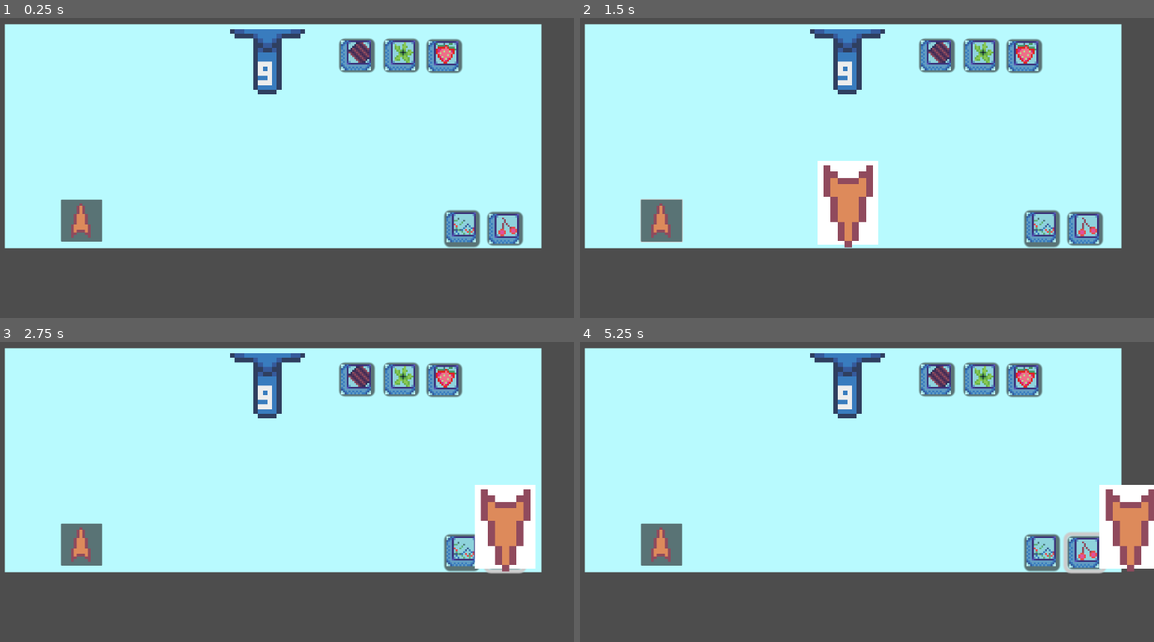
Above: before the commit, frames 1-4 (two rows, left to right).
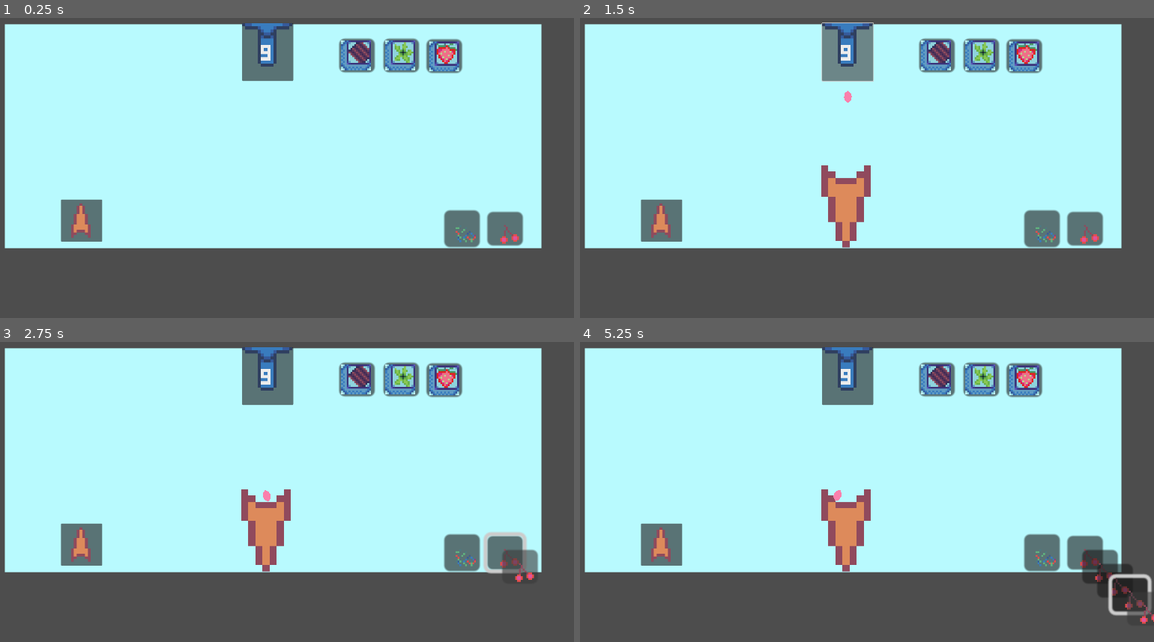
Above: after the commit, the same moments.

Repository: 2192375d/Touhou-Game-Jam-16-Cirno-s-Swirlaria
Game: Godot game, scene res://scenes/game_tablemenu.tscn
Two runs of this game, one before a commit and one after it. Both use one fixed random seed, a clock stepped at 60 frames per second and the inputs below.
Inputs (mouse positions are in pixels of both pictures, inside the frame that each line leads up to):
- Up to frame 1 (0.25 s): no input
- Up to frame 2 (1.5 s): click (660, 222) at 0.5 s; click (849, 51) at 1.27 s
- Up to frame 3 (2.75 s): click (505, 552) at 2 s
- Up to frame 4 (5.25 s): click (1039, 552) at 2.75 s; click (1102, 567) at 3.52 s; click (1113, 582) at 4.27 s; click (1131, 594) at 5.02 s

The runs differ from the first frame. In frame 1, 3.2% of the frame differs, in the area x 40-91%, y 1-76%; in frame 2, 5.1%; in frame 3, 7.3%; in frame 4, 8.8%, in the area x 40-100%, y 1-95%.

Commit message:
feat: cream dispensing

Diff:
--- a/scenes/game_tablemenu.tscn
+++ b/scenes/game_tablemenu.tscn
@@ -1,9 +1,7 @@
-[gd_scene load_steps=7 format=3 uid="uid://b468oxcelg53b"]
+[gd_scene load_steps=8 format=3 uid="uid://b468oxcelg53b"]
 
 [ext_resource type="Script" uid="uid://coqyk8dykhr6g" path="res://scripts/game_tablemenu.gd" id="1_mi270"]
 [ext_resource type="Texture2D" uid="uid://bj064owr3b45d" path="res://assets/cirno-game.png" id="2_a75m5"]
-
-[sub_resource type="CanvasTexture" id="CanvasTexture_xfssl"]
 
 [sub_resource type="TileSetAtlasSource" id="TileSetAtlasSource_hf3yf"]
 texture = ExtResource("2_a75m5")
@@ -280,10 +278,433 @@
 [sub_resource type="TileSet" id="TileSet_twdh5"]
 sources/1 = SubResource("TileSetAtlasSource_hf3yf")
 
-[sub_resource type="CanvasTexture" id="CanvasTexture_mi270"]
+[sub_resource type="CanvasTexture" id="CanvasTexture_xfssl"]
+
+[sub_resource type="Shader" id="Shader_mi270"]
+code = "// NOTE: Shader automatically converted from Godot Engine 4.5.stable's ParticleProcessMaterial.
+
+shader_type particles;
+render_mode disable_velocity;
+
+uniform vec3 direction;
+uniform float spread;
+uniform float flatness;
+uniform float inherit_emitter_velocity_ratio = 0.0;
+uniform float initial_linear_velocity_min;
+uniform float initial_linear_velocity_max;
+uniform float directional_velocity_min;
+uniform float directional_velocity_max;
+uniform float angular_velocity_min;
+uniform float angular_velocity_max;
+uniform float orbit_velocity_min;
+uniform float orbit_velocity_max;
+uniform float radial_velocity_min;
+uniform float radial_velocity_max;
+uniform float linear_accel_min;
+uniform float linear_accel_max;
+uniform float radial_accel_min;
+uniform float radial_accel_max;
+uniform float tangent_accel_min;
+uniform float tangent_accel_max;
+uniform float damping_min;
+uniform float damping_max;
+uniform float initial_angle_min;
+uniform float initial_angle_max;
+uniform float scale_min;
+uniform float scale_max;
+uniform float hue_variation_min;
+uniform float hue_variation_max;
+uniform float anim_speed_min;
+uniform float anim_speed_max;
+uniform float anim_offset_min;
+uniform float anim_offset_max;
+uniform float lifetime_randomness;
+uniform vec3 emission_shape_offset = vec3(0.0);
+uniform vec3 emission_shape_scale = vec3(1.0);
+uniform vec3 velocity_pivot = vec3(0.0);
+uniform vec4 color_value : source_color;
+uniform vec3 gravity;
+uniform float collision_friction;
+uniform float collision_bounce;
+
+vec4 rotate_hue(vec4 current_color, float hue_rot_angle) {
+	float hue_rot_c = cos(hue_rot_angle);
+	float hue_rot_s = sin(hue_rot_angle);
+	mat4 hue_rot_mat =
+			mat4(vec4(0.299, 0.587, 0.114, 0.0),
+					vec4(0.299, 0.587, 0.114, 0.0),
+					vec4(0.299, 0.587, 0.114, 0.0),
+					vec4(0.000, 0.000, 0.000, 1.0)) +
+			mat4(vec4(0.701, -0.587, -0.114, 0.0),
+					vec4(-0.299, 0.413, -0.114, 0.0),
+					vec4(-0.300, -0.588, 0.886, 0.0),
+					vec4(0.000, 0.000, 0.000, 0.0)) *
+					hue_rot_c +
+			mat4(vec4(0.168, 0.330, -0.497, 0.0),
+					vec4(-0.328, 0.035, 0.292, 0.0),
+					vec4(1.250, -1.050, -0.203, 0.0),
+					vec4(0.000, 0.000, 0.000, 0.0)) *
+					hue_rot_s;
+	return hue_rot_mat * current_color;
+}
+
+float rand_from_seed(inout uint seed) {
+	int k;
+	int s = int(seed);
+	if (s == 0) {
+		s = 305420679;
+	}
+	k = s / 127773;
+	s = 16807 * (s - k * 127773) - 2836 * k;
+	if (s < 0) {
+		s += 2147483647;
+	}
+	seed = uint(s);
+	return float(seed % uint(65536)) / 65535.0;
+}
+
+float rand_from_seed_m1_p1(inout uint seed) {
+	return rand_from_seed(seed) * 2.0 - 1.0;
+}
+
+uint hash(uint x) {
+	x = ((x >> uint(16)) ^ x) * uint(73244475);
+	x = ((x >> uint(16)) ^ x) * uint(73244475);
+	x = (x >> uint(16)) ^ x;
+	return x;
+}
+
+struct DisplayParameters {
+	vec3 scale;
+	float hue_rotation;
+	float animation_speed;
+	float animation_offset;
+	float lifetime;
+	vec4 color;
+	float emission_texture_position;
+};
+
+struct DynamicsParameters {
+	float angle;
+	float angular_velocity;
+	float initial_velocity_multiplier;
+	float directional_velocity;
+	float radial_velocity;
+	float orbit_velocity;
+};
+
+struct PhysicalParameters {
+	float linear_accel;
+	float radial_accel;
+	float tangent_accel;
+	float damping;
+};
+
+void calculate_initial_physical_params(inout PhysicalParameters params, inout uint alt_seed) {
+	params.linear_accel = mix(linear_accel_min, linear_accel_max, rand_from_seed(alt_seed));
+	params.radial_accel = mix(radial_accel_min, radial_accel_max, rand_from_seed(alt_seed));
+	params.tangent_accel = mix(tangent_accel_min, tangent_accel_max, rand_from_seed(alt_seed));
+	params.damping = mix(damping_min, damping_max, rand_from_seed(alt_seed));
+}
+
+void calculate_initial_dynamics_params(inout DynamicsParameters params, inout uint alt_seed) {
+	// -------------------- DO NOT REORDER OPERATIONS, IT BREAKS VISUAL COMPATIBILITY
+	// -------------------- ADD NEW OPERATIONS AT THE BOTTOM
+	params.angle = mix(initial_angle_min, initial_angle_max, rand_from_seed(alt_seed));
+	params.angular_velocity = mix(angular_velocity_min, angular_velocity_max, rand_from_seed(alt_seed));
+	params.initial_velocity_multiplier = mix(initial_linear_velocity_min, initial_linear_velocity_max, rand_from_seed(alt_seed));
+	params.directional_velocity = mix(directional_velocity_min, directional_velocity_max, rand_from_seed(alt_seed));
+	params.radial_velocity = mix(radial_velocity_min, radial_velocity_max, rand_from_seed(alt_seed));
+	params.orbit_velocity = mix(orbit_velocity_min, orbit_velocity_max, rand_from_seed(alt_seed));
+}
+
+void calculate_initial_display_params(inout DisplayParameters params, inout uint alt_seed) {
+	// -------------------- DO NOT REORDER OPERATIONS, IT BREAKS VISUAL COMPATIBILITY
+	// -------------------- ADD NEW OPERATIONS AT THE BOTTOM
+	float pi = 3.14159;
+	params.scale = vec3(mix(scale_min, scale_max, rand_from_seed(alt_seed)));
+	params.scale = sign(params.scale) * max(abs(params.scale), 0.001);
+	params.hue_rotation = pi * 2.0 * mix(hue_variation_min, hue_variation_max, rand_from_seed(alt_seed));
+	params.animation_speed = mix(anim_speed_min, anim_speed_max, rand_from_seed(alt_seed));
+	params.animation_offset = mix(anim_offset_min, anim_offset_max, rand_from_seed(alt_seed));
+	params.lifetime = (1.0 - lifetime_randomness * rand_from_seed(alt_seed));
+	params.color = color_value;
+}
+
+void process_display_param(inout DisplayParameters parameters, float lifetime) {
+	// Compile-time add textures.
+	parameters.color = rotate_hue(parameters.color, parameters.hue_rotation);
+}
+
+vec3 calculate_initial_position(inout DisplayParameters params, inout uint alt_seed) {
+	float pi = 3.14159;
+	vec3 pos = vec3(0.0);
+	{ // Emission shape.
+	 	pos = vec3(0.0);
+	}
+	return pos * emission_shape_scale + emission_shape_offset;
+}
+
+vec3 process_orbit_displacement(DynamicsParameters param, float lifetime, inout uint alt_seed, mat4 transform, mat4 emission_transform, float delta, float total_lifetime) {
+	if (abs(param.orbit_velocity) < 0.01 || delta < 0.001) {
+		return vec3(0.0);
+	}
+	vec3 displacement = vec3(0.0);
+	float pi = 3.14159;
+	float orbit_amount = param.orbit_velocity;
+	if (orbit_amount != 0.0) {
+		vec3 pos = transform[3].xyz;
+		vec3 org = emission_transform[3].xyz;
+		vec3 diff = pos - org;
+		float ang = orbit_amount * pi * 2.0 * delta;
+		mat2 rot = mat2(vec2(cos(ang), -sin(ang)), vec2(sin(ang), cos(ang)));
+		displacement.xy -= diff.xy;
+		displacement.xy += rot * diff.xy;
+	}
+	return (emission_transform * vec4(displacement / delta, 0.0)).xyz;
+}
+
+vec3 get_random_direction_from_spread(inout uint alt_seed, float spread_angle) {
+	float pi = 3.14159;
+	float degree_to_rad = pi / 180.0;
+	float spread_rad = spread_angle * degree_to_rad;
+	float angle1_rad = rand_from_seed_m1_p1(alt_seed) * spread_rad;
+	angle1_rad += direction.x != 0.0 ? atan(direction.y, direction.x) : sign(direction.y) * (pi / 2.0);
+	vec3 spread_direction = vec3(cos(angle1_rad), sin(angle1_rad), 0.0);
+	return spread_direction;
+}
+
+vec3 process_radial_displacement(DynamicsParameters param, float lifetime, inout uint alt_seed, mat4 transform, mat4 emission_transform, float delta) {
+	vec3 radial_displacement = vec3(0.0);
+	if (delta < 0.001) {
+		return radial_displacement;
+	}
+	float radial_displacement_multiplier = 1.0;
+	vec3 global_pivot = (emission_transform * vec4(velocity_pivot, 1.0)).xyz;
+	if (length(transform[3].xyz - global_pivot) > 0.01) {
+		radial_displacement = normalize(transform[3].xyz - global_pivot) * radial_displacement_multiplier * param.radial_velocity;
+	} else {
+		radial_displacement = get_random_direction_from_spread(alt_seed, 360.0) * param.radial_velocity;
+	}
+	if (radial_displacement_multiplier * param.radial_velocity < 0.0) {
+		// Prevent inwards velocity to flicker once the point is reached.
+		radial_displacement = normalize(radial_displacement) * min(abs(radial_displacement_multiplier * param.radial_velocity), length(transform[3].xyz - global_pivot) / delta);
+	}
+	return radial_displacement;
+}
+
+void process_physical_parameters(inout PhysicalParameters params, float lifetime_percent) {
+}
+
+void start() {
+	uint base_number = NUMBER;
+	uint alt_seed = hash(base_number + uint(1) + RANDOM_SEED);
+	DisplayParameters params;
+	calculate_initial_display_params(params, alt_seed);
+	// Reset alt seed?
+	//alt_seed = hash(base_number + uint(1) + RANDOM_SEED);
+	DynamicsParameters dynamic_params;
+	calculate_initial_dynamics_params(dynamic_params, alt_seed);
+	PhysicalParameters physics_params;
+	calculate_initial_physical_params(physics_params, alt_seed);
+	process_display_param(params, 0.0);
+	if (rand_from_seed(alt_seed) > AMOUNT_RATIO) {
+		ACTIVE = false;
+	}
+
+	if (RESTART_CUSTOM) {
+		CUSTOM = vec4(0.0);
+		CUSTOM.w = params.lifetime;
+		CUSTOM.x = dynamic_params.angle;
+	}
+	if (RESTART_COLOR) {
+		COLOR = params.color;
+	}
+	if (RESTART_ROT_SCALE) {
+		TRANSFORM[0].xyz = vec3(1.0, 0.0, 0.0);
+		TRANSFORM[1].xyz = vec3(0.0, 1.0, 0.0);
+		TRANSFORM[2].xyz = vec3(0.0, 0.0, 1.0);
+	}
+	if (RESTART_POSITION) {
+		TRANSFORM[3].xyz = calculate_initial_position(params, alt_seed);
+		TRANSFORM = EMISSION_TRANSFORM * TRANSFORM;
+	}
+	if (RESTART_VELOCITY) {
+		VELOCITY = get_random_direction_from_spread(alt_seed, spread) * dynamic_params.initial_velocity_multiplier;
+	}
+
+	process_display_param(params, 0.0);
+
+	VELOCITY = (EMISSION_TRANSFORM * vec4(VELOCITY, 0.0)).xyz;
+	VELOCITY += EMITTER_VELOCITY * inherit_emitter_velocity_ratio;
+	VELOCITY.z = 0.0;
+	TRANSFORM[3].z = 0.0;
+}
+
+void process() {
+	uint base_number = NUMBER;
+	//if (repeatable) {
+	//	base_number = INDEX;
+	//}
+	uint alt_seed = hash(base_number + uint(1) + RANDOM_SEED);
+	DisplayParameters params;
+	calculate_initial_display_params(params, alt_seed);
+	DynamicsParameters dynamic_params;
+	calculate_initial_dynamics_params(dynamic_params, alt_seed);
+	PhysicalParameters physics_params;
+	calculate_initial_physical_params(physics_params, alt_seed);
+
+	float pi = 3.14159;
+	float degree_to_rad = pi / 180.0;
+
+	CUSTOM.y += DELTA / LIFETIME;
+	CUSTOM.y = mix(CUSTOM.y, 1.0, INTERPOLATE_TO_END);
+	float lifetime_percent = CUSTOM.y / params.lifetime;
+	if (CUSTOM.y > CUSTOM.w) {
+		ACTIVE = false;
+	}
+
+	// Calculate all velocity.
+	vec3 controlled_displacement = vec3(0.0);
+	controlled_displacement += process_orbit_displacement(dynamic_params, lifetime_percent, alt_seed, TRANSFORM, EMISSION_TRANSFORM, DELTA, params.lifetime * LIFETIME);
+	controlled_displacement += process_radial_displacement(dynamic_params, lifetime_percent, alt_seed, TRANSFORM, EMISSION_TRANSFORM, DELTA);
+
+	process_physical_parameters(physics_params, lifetime_percent);
+	vec3 force;
+	{
+		// Copied from previous version.
+		vec3 pos = TRANSFORM[3].xyz;
+		force = gravity;
+		// Apply linear acceleration.
+		force += length(VELOCITY) > 0.0 ? normalize(VELOCITY) * physics_params.linear_accel : vec3(0.0);
+		// Apply radial acceleration.
+		vec3 org = EMISSION_TRANSFORM[3].xyz;
+		vec3 diff = pos - org;
+		force += length(diff) > 0.0 ? normalize(diff) * physics_params.radial_accel : vec3(0.0);
+		// Apply tangential acceleration.
+		float tangent_accel_val = physics_params.tangent_accel;
+		force += length(diff.yx) > 0.0 ? vec3(normalize(diff.yx * vec2(-1.0, 1.0)), 0.0) * tangent_accel_val : vec3(0.0);
+		force += ATTRACTOR_FORCE;
+		force.z = 0.0;
+		// Apply attractor forces.
+		VELOCITY += force * DELTA;
+	}
+	{
+		// Copied from previous version.
+		if (physics_params.damping > 0.0) {
+			float v = length(VELOCITY);
+			v -= physics_params.damping * DELTA;
+			if (v < 0.0) {
+				VELOCITY = vec3(0.0);
+			} else {
+				VELOCITY = normalize(VELOCITY) * v;
+			}
+		}
+	}
+
+	if (COLLIDED) {
+		float collision_response = dot(COLLISION_NORMAL, VELOCITY);
+		float slide_to_bounce_trigger = step(2.0 / clamp(collision_bounce + 1.0, 1.0, 2.0), abs(collision_response));
+		TRANSFORM[3].xyz += COLLISION_NORMAL * COLLISION_DEPTH;
+		// Remove all components of VELOCITY that are not tangential to COLLISION_NORMAL.
+		VELOCITY -= COLLISION_NORMAL * collision_response;
+		// Apply friction only to VELOCITY across the surface (effectively decouples friction and bounce behavior).
+		VELOCITY = mix(VELOCITY, vec3(0.0), clamp(collision_friction, 0.0, 1.0));
+		// Add bounce velocity to VELOCITY.
+		VELOCITY -= COLLISION_NORMAL * collision_response * (collision_bounce * slide_to_bounce_trigger);
+	}
+
+	// Turbulence before limiting.
+	vec3 final_velocity = controlled_displacement + VELOCITY;
+
+	final_velocity.z = 0.0;
+
+	TRANSFORM[3].xyz += final_velocity * DELTA;
+
+	process_display_param(params, lifetime_percent);
+
+	float base_angle = dynamic_params.angle;
+	base_angle += CUSTOM.y * LIFETIME * dynamic_params.angular_velocity;
+	CUSTOM.x = base_angle * degree_to_rad;
+	COLOR = params.color;
+
+	TRANSFORM[0] = vec4(cos(CUSTOM.x), -sin(CUSTOM.x), 0.0, 0.0);
+	TRANSFORM[1] = vec4(sin(CUSTOM.x), cos(CUSTOM.x), 0.0, 0.0);
+	TRANSFORM[2] = vec4(0.0, 0.0, 1.0, 0.0);
+	TRANSFORM[3].z = 0.0;
+
+	float scale_sign_x = params.scale.x < 0.0 ? -1.0 : 1.0;
+	float scale_sign_y = params.scale.y < 0.0 ? -1.0 : 1.0;
+	float scale_sign_z = params.scale.z < 0.0 ? -1.0 : 1.0;
+	float scale_minimum = 0.001;
+	TRANSFORM[0].xyz *= scale_sign_x * max(abs(params.scale.x), scale_minimum);
+	TRANSFORM[1].xyz *= scale_sign_y * max(abs(params.scale.y), scale_minimum);
+	TRANSFORM[2].xyz *= scale_sign_z * max(abs(params.scale.z), scale_minimum);
+
+	CUSTOM.z = params.animation_offset + lifetime_percent * params.animation_speed;
+
+	if (CUSTOM.y > CUSTOM.w) {
+		ACTIVE = false;
+	}
+}
+"
+
+[sub_resource type="ShaderMaterial" id="ShaderMaterial_a75m5"]
+shader = SubResource("Shader_mi270")
+shader_parameter/direction = Vector3(1, 0, 0)
+shader_parameter/spread = 45.0
+shader_parameter/flatness = 0.0
+shader_parameter/inherit_emitter_velocity_ratio = 0.0
+shader_parameter/initial_linear_velocity_min = 0.0
+shader_parameter/initial_linear_velocity_max = 0.0
+shader_parameter/directional_velocity_min = 1.0
+shader_parameter/directional_velocity_max = 1.0
+shader_parameter/angular_velocity_min = 0.0
+shader_parameter/angular_velocity_max = 0.0
+shader_parameter/orbit_velocity_min = 0.0
+shader_parameter/orbit_velocity_max = 0.0
+shader_parameter/radial_velocity_min = 0.0
+shader_parameter/radial_velocity_max = 0.0
+shader_parameter/linear_accel_min = 0.0
+shader_parameter/linear_accel_max = 0.0
+shader_parameter/radial_accel_min = 0.0
+shader_parameter/radial_accel_max = 0.0
+shader_parameter/tangent_accel_min = 0.0
+shader_parameter/tangent_accel_max = 0.0
+shader_parameter/damping_min = 0.0
+shader_parameter/damping_max = 0.0
+shader_parameter/initial_angle_min = 0.0
+shader_parameter/initial_angle_max = 0.0
+shader_parameter/scale_min = 20.0
+shader_parameter/scale_max = 20.0
+shader_parameter/hue_variation_min = 0.0
+shader_parameter/hue_variation_max = 0.0
+shader_parameter/anim_speed_min = 0.0
+shader_parameter/anim_speed_max = 0.0
+shader_parameter/anim_offset_min = 0.0
+shader_parameter/anim_offset_max = 0.0
+shader_parameter/lifetime_randomness = 0.0
+shader_parameter/emission_shape_offset = Vector3(0, 0, 0)
+shader_parameter/emission_shape_scale = Vector3(1, 1, 1)
+shader_parameter/velocity_pivot = Vector3(0, 0, 0)
+shader_parameter/color_value = Color(1, 1, 1, 1)
+shader_parameter/gravity = Vector3(0, 98, 0)
+shader_parameter/collision_friction = 0.34
+shader_parameter/collision_bounce = 0.2
 
 [node name="GameTablemenu" type="Node2D"]
 script = ExtResource("1_mi270")
+
+[node name="Nozzle" type="Button" parent="."]
+offset_left = 856.00006
+offset_top = 131.99998
+offset_right = 1020.0
+offset_bottom = 318.0
+
+[node name="TileMap" type="TileMapLayer" parent="Nozzle"]
+scale = Vector2(10, 10)
+tile_map_data = PackedByteArray(0, 0, 0, 0, 0, 0, 1, 0, 29, 0, 27, 0, 0, 0)
+tile_set = SubResource("TileSet_twdh5")
 
 [node name="background" type="Sprite2D" parent="."]
 modulate = Color(0.72156864, 0.98039216, 0.99607843, 1)
@@ -293,13 +714,13 @@
 texture = SubResource("CanvasTexture_xfssl")
 centered = false
 
-[node name="Cone" type="Button" parent="."]
+[node name="ConeDispenser" type="Button" parent="."]
 offset_left = 275.0
 offset_top = 699.0
 offset_right = 407.0
 offset_bottom = 835.0
 
-[node name="TileMapLayer" type="TileMapLayer" parent="Cone"]
+[node name="TileMapLayer" type="TileMapLayer" parent="ConeDispenser"]
 position = Vector2(-3.789795, -4.691345)
 rotation = -3.1415925
 scale = Vector2(9, 8.532)
@@ -331,6 +752,7 @@
 tile_set = SubResource("TileSet_twdh5")
 
 [node name="Cherry" type="Button" parent="."]
+top_level = true
 offset_left = 1642.0
 offset_top = 739.0
 offset_right = 1661.0
@@ -339,7 +761,7 @@
 
 [node name="TileMapLayer" type="TileMapLayer" parent="Cherry"]
 position = Vector2(-15, 1.0000014)
-tile_map_data = PackedByteArray(0, 0, 1, 0, 0, 0, 1, 0, 21, 0, 19, 0, 0, 0)
+tile_map_data = PackedByteArray(0, 0, 1, 0, 0, 0, 1, 0, 21, 0, 21, 0, 0, 0)
 tile_set = SubResource("TileSet_twdh5")
 
 [node name="Sprinkles" type="Button" parent="."]
@@ -351,7 +773,7 @@
 
 [node name="TileMapLayer" type="TileMapLayer" parent="Sprinkles"]
 position = Vector2(-15, 1.0000014)
-tile_map_data = PackedByteArray(0, 0, 1, 0, 0, 0, 1, 0, 23, 0, 19, 0, 0, 0)
+tile_map_data = PackedByteArray(0, 0, 1, 0, 0, 0, 1, 0, 23, 0, 21, 0, 0, 0)
 tile_set = SubResource("TileSet_twdh5")
 
 [node name="Strawberry" type="Button" parent="."]
@@ -362,26 +784,67 @@
 scale = Vector2(6, 6)
 
 [node name="TileMapLayer" type="TileMapLayer" parent="Strawberry"]
-position = Vector2(-15, 1.0000014)
+position = Vector2(-14.666672, 1.1666675)
 tile_map_data = PackedByteArray(0, 0, 1, 0, 0, 0, 1, 0, 19, 0, 19, 0, 0, 0)
 tile_set = SubResource("TileSet_twdh5")
 
+[node name="GPUParticles2D" type="GPUParticles2D" parent="."]
+visible = false
+position = Vector2(936.99994, 354.99997)
+scale = Vector2(20, 20)
+emitting = false
+amount = 10
+lifetime = 5.0
+process_material = SubResource("ShaderMaterial_a75m5")
+
+[node name="CherryRaw" type="Sprite2D" parent="."]
+position = Vector2(569, 512)
+
+[node name="TileMapLayer" type="TileMapLayer" parent="CherryRaw"]
+visible = false
+scale = Vector2(6, 6)
+tile_map_data = PackedByteArray(0, 0, 0, 0, 0, 0, 1, 0, 21, 0, 21, 0, 0, 0)
+tile_set = SubResource("TileSet_twdh5")
+
+[node name="Timer" type="Timer" parent="."]
+process_callback = 0
+wait_time = 0.1
+autostart = true
+
 [node name="ConeSprite" type="Sprite2D" parent="."]
 visible = false
-position = Vector2(930.2499, 710.00006)
-scale = Vector2(195.50005, 270.00006)
-texture = SubResource("CanvasTexture_mi270")
+position = Vector2(834, 573)
 
 [node name="TileMapLayer2" type="TileMapLayer" parent="ConeSprite"]
-position = Vector2(-0.98626596, -0.5245662)
-scale = Vector2(0.11714925, 0.07525775)
+position = Vector2(-96.565186, -4.6328125)
+scale = Vector2(22.902683, 20.319597)
 tile_map_data = PackedByteArray(0, 0, 0, 0, 0, 0, 1, 0, 30, 0, 27, 0, 0, 0)
 tile_set = SubResource("TileSet_twdh5")
 
-[node name="Nozzle" type="TileMapLayer" parent="."]
-position = Vector2(817.00006, 150.99997)
-scale = Vector2(15, 15)
-tile_map_data = PackedByteArray(0, 0, 0, 0, 0, 0, 1, 0, 29, 0, 27, 0, 0, 0)
-tile_set = SubResource("TileSet_twdh5")
-
-[connection signal="button_down" from="Cone" to="." method="_on_cone_button_down"]
+[node name="StaticBody2D" type="StaticBody2D" parent="ConeSprite"]
+
+[node name="CollisionPolygon2D" type="CollisionPolygon2D" parent="ConeSprite/StaticBody2D"]
+polygon = PackedVector2Array(17, 16, 2, -76, 20, -7, 39, 15, 41, 37, 61, 34, 64, 53, 131, 54, 134, 36, 154, 36, 156, 16, 174, -4, 197, -82, 178, 16, 100, 277)
+
+[node name="CreamRaw" type="RigidBody2D" parent="."]
+visible = false
+position = Vector2(933.9999, 332)
+mass = 2.0
+freeze = true
+
+[node name="Polygon2D" type="Polygon2D" parent="CreamRaw"]
+position = Vector2(-50.999886, -10.000016)
+scale = Vector2(109.72207, 104.46425)
+color = Color(0.9833252, 0.50549155, 0.6749618, 1)
+polygon = PackedVector2Array(0.46835423, 0.093333244, 0.556962, 0.17333317, 0.5822787, 0.2666669, 0.556962, 0.38666677, 0.46835423, 0.4666667, 0.3797469, 0.38666677, 0.3544302, 0.29333353, 0.3797469, 0.15999985)
+
+[node name="CollisionPolygon2D" type="CollisionPolygon2D" parent="CreamRaw"]
+scale = Vector2(101.49304, 100.69441)
+polygon = PackedVector2Array(0, 0, -0.11392403, 0.18666649, 0, 0.36000013, 0.11392403, 0.17333317)
+
+[connection signal="button_down" from="Nozzle" to="." method="_on_nozzle_button_down"]
+[connection signal="button_up" from="Nozzle" to="." method="_on_nozzle_button_up"]
+[connection signal="button_down" from="ConeDispenser" to="." method="_on_cone_button_down"]
+[connection signal="button_down" from="Cherry" to="." method="_on_cherry_button_down"]
+[connection signal="button_up" from="Cherry" to="." method="_on_cherry_button_up"]
+[connection signal="timeout" from="Timer" to="." method="_on_timer_timeout"]
--- a/scripts/game_tablemenu.gd
+++ b/scripts/game_tablemenu.gd
@@ -1,10 +1,23 @@
 extends Node2D
 
 @onready var conesprite = get_node("ConeSprite")
-var globalCone : Node2D = null
+
+@onready var sprinklessprite = get_node("Sprinkles")
+@onready var cherrysprite = get_node("Cherry")
+@onready var cherryspriteraw = get_node("Cherry")
+
+@onready var creamraw = get_node("CreamRaw")
+@onready var nozzlebutton = get_node("Nozzle")
+
+var globalCone : Sprite2D = null
 var mousepos : Vector2
+var currentTopping : Button = null
+var clickingNozzle : bool
+var creamqueue : Array[RigidBody2D] = []
 
 func _ready():
+	conesprite.get_node("StaticBody2D").get_node("CollisionPolygon2D").disabled = true
+	creamraw.get_node("CollisionPolygon2D").disabled = true
 	print("Hello World")
 
 func _input(event):
@@ -13,15 +26,51 @@
 # Called every frame. 'delta' is the elapsed time since the previous frame.
 func _process(delta):
 	mousepos = get_viewport().get_mouse_position()
-	if (globalCone != null):
-		print(globalCone.position)
-		globalCone.position.x = mousepos.x
+	if (currentTopping != null):
+		currentTopping.position.x = mousepos.x - currentTopping.size.x/2
+		currentTopping.position.y = mousepos.y - currentTopping.size.y/2
+	elif (clickingNozzle):
+		nozzlebutton.position.x = mousepos.x - nozzlebutton.size.x/2
+		creamraw.position.x = mousepos.x
 
-	pass
 
 func _on_cone_button_down() -> void:
-	print("hello")
+	# check if existing cone
+	if (globalCone != null):
+		globalCone.queue_free()
 	# generate new cone
 	globalCone = conesprite.duplicate()
+	globalCone.get_node("StaticBody2D").get_node("CollisionPolygon2D").disabled = false
 	globalCone.visible = true
 	add_child(globalCone)
+
+func _on_nozzle_button_down() -> void:
+	clickingNozzle = true
+func _on_nozzle_button_up() -> void:
+	clickingNozzle = false
+
+func _on_cherry_button_down() -> void:
+	print("down topping")
+	currentTopping = cherrysprite.duplicate()
+	currentTopping.visible = true
+	add_child(currentTopping)
+
+func _on_cherry_button_up() -> void:
+	print("up topping")
+	currentTopping = null
+
+func _on_timer_timeout() -> void:
+	print("timeout")
+	if clickingNozzle:
+		var newcream = creamraw.duplicate()
+		creamqueue.append(newcream)
+		newcream.visible = true
+		newcream.freeze = false
+		newcream.get_node("CollisionPolygon2D").disabled = false
+		newcream.gravity_scale = 1.0
+		add_child(newcream)
+	# currentTopping = cherrysprite.duplicate()
+	# currentTopping.visible = true
+	# add_child(currentTopping)
+	# create a new cream object
+	pass # Replace with function body.
